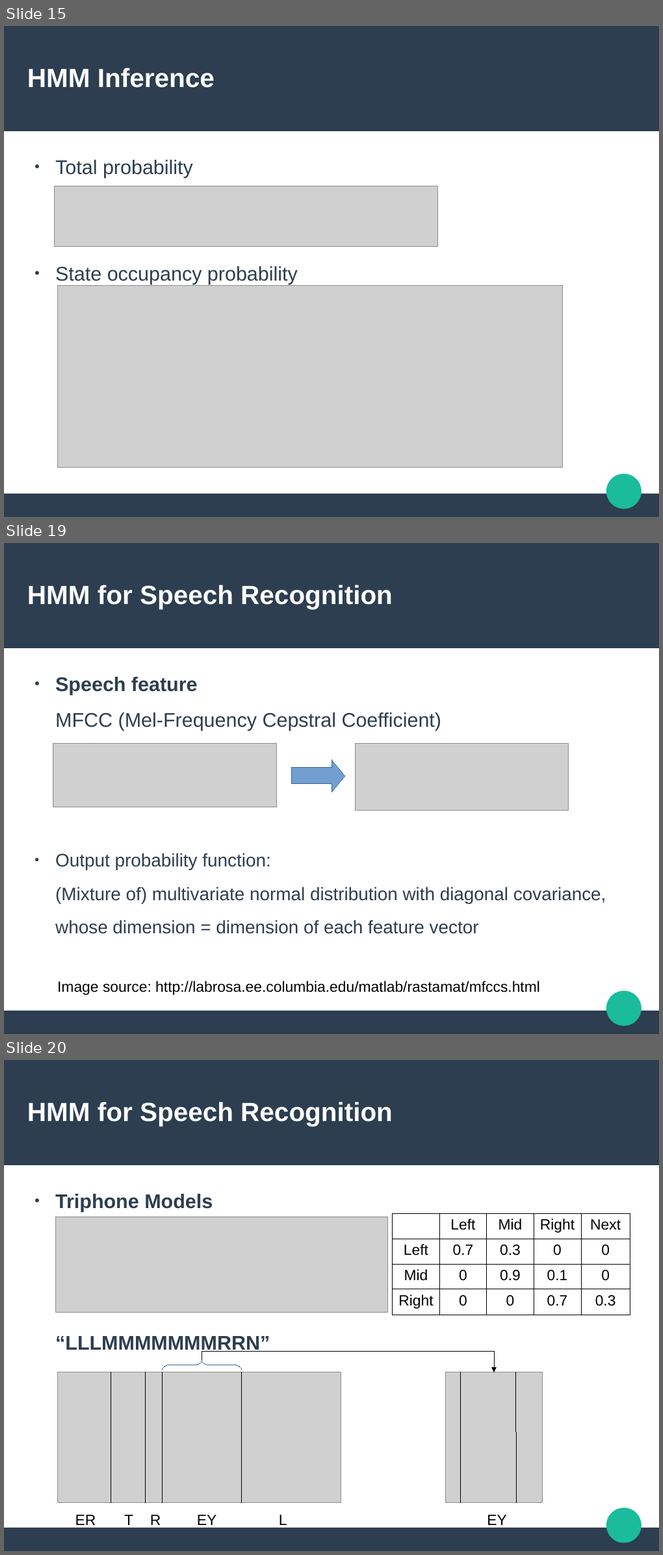
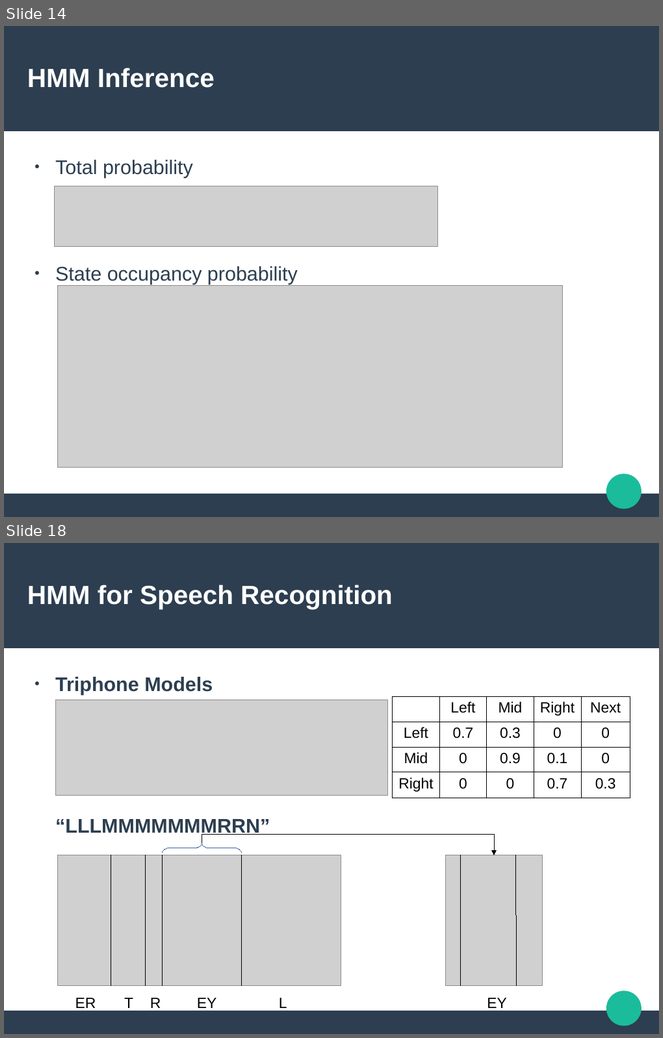
Before and after one commit to Sleepwalking/hmm-workshop, a slide deck: slides.odp. Shown one above the other, each under a label of ours: slides 15, 19 and 20 before the commit, slides 14 and 18 after it; the slides between them are not shown. The pictures are 663x1555 and 663x1038 pixels, drawn with LibreOffice and Linux fonts; fonts in the diff are those of the drawing; grey boxes stand for pictures. Boxes give left, top, right and bottom in pixels: in the first picture for what was removed or moved away, otherwise in the second. Text is boxed around its words. In the diff, an @@ line names an element or a change of style, - is before the commit and + after.

```diff
--- a/slides.odp
+++ b/slides.odp
@@ slide 19 removed at box(4, 543, 659, 1034), background #FFFFFF; not listed: 3 template elements that a slide beside it also shows @@
@@ title removed at box(27, 585, 393, 609) @@
-HMM for Speech Recognition
@@ text removed at box(55, 677, 607, 934) @@
-● Speech feature
-MFCC (Mel-Frequency Cepstral Coefficient)
-● Output probability function:
-(Mixture of) multivariate normal distribution with diagonal covariance,
-whose dimension = dimension of each feature vector
@@ picture removed at box(53, 744, 278, 808) @@
@@ picture removed at box(356, 744, 569, 811) @@
@@ right arrow removed at box(292, 760, 345, 793) @@
@@ text removed at box(57, 981, 540, 995) @@
-Image source: http://labrosa.ee.columbia.edu/matlab/rastamat/mfccs.html
@@ what was slide 15 is now slide 14 @@
@@ what was slide 20 is now slide 18 @@
```
Also in this commit, not shown: 4 slides changed, 1 other slide removed, 1 other file.
